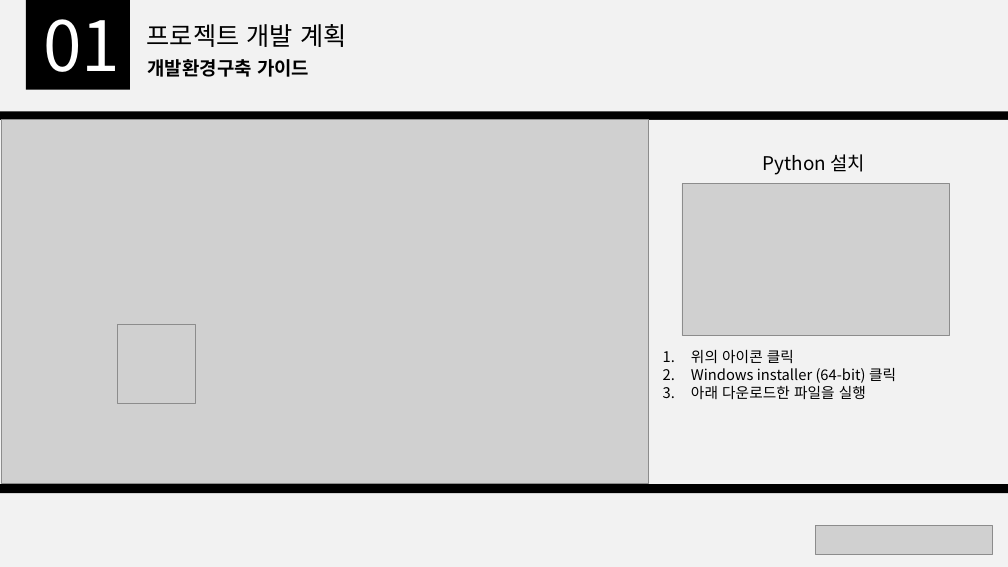
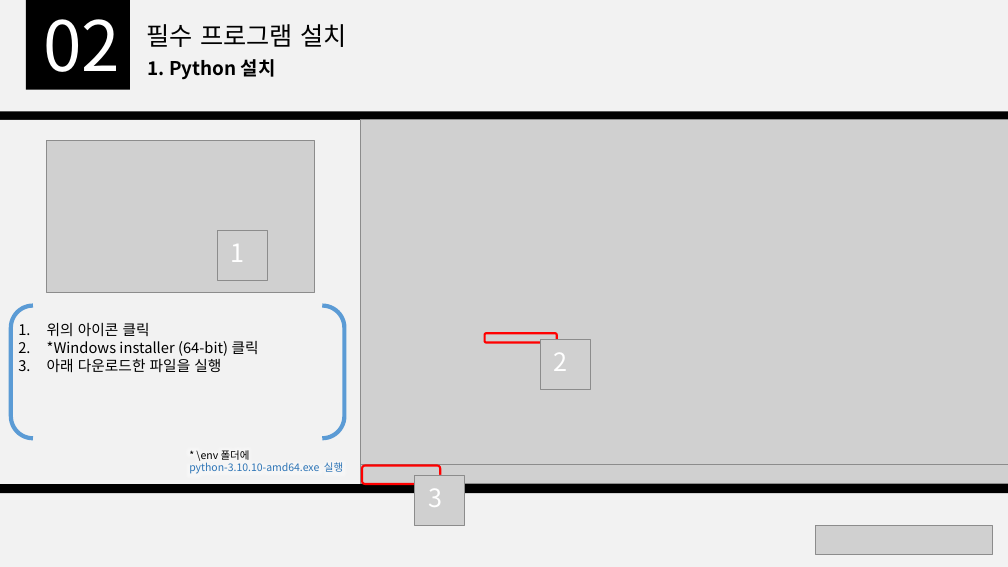
Before and after one commit to ljw971125/Python-, a slide deck: slide 5 of doc/개발환경 구축 가이드.pptx (slide 4 before the commit). Drawn at 1008x567 pixels with LibreOffice and Linux fonts; fonts in the diff are those of the drawing; grey boxes stand for pictures. Boxes give left, top, right and bottom in pixels: in the first picture for what was removed or moved away, otherwise in the second. Text is boxed around its words. In the diff, an @@ line names an element or a change of style, - is before the commit and + after.

Commit message:
프로젝트(발표)

```diff
--- a/doc/개발환경 구축 가이드.pptx
+++ b/doc/개발환경 구축 가이드.pptx
@@ text at bbox=[43, 19, 120, 72]: text changed @@
-01
+02
@@ text at bbox=[147, 24, 346, 47]: text changed @@
-프로젝트 개발 계획
+필수 프로그램 설치
@@ text at bbox=[147, 59, 276, 80]: text changed; bold on @@
-Python 설치
+1. Python 설치
@@ text removed at bbox=[147, 59, 309, 77] @@
-개발환경구축 가이드
@@ picture: place and size @@
-picture at bbox=[2, 119, 649, 484]
+picture at bbox=[361, 119, 1008, 484]
@@ picture: place and size @@
-picture at bbox=[682, 184, 949, 336]
+picture at bbox=[47, 140, 314, 292]
@@ picture added at bbox=[217, 231, 267, 281] @@
@@ text added at bbox=[231, 244, 245, 262], 24 pt, text #FFFFFF @@
+1
@@ text "위의 아이콘 클릭": place and size @@
-text "위의 아이콘 클릭" at bbox=[691, 350, 896, 399]
+text "위의 아이콘 클릭" at bbox=[47, 323, 259, 372]
@@ bracket pair added at bbox=[11, 306, 344, 439], outline #5B9BD5 4 pt @@
@@ picture removed at bbox=[117, 324, 196, 403] @@
@@ text at bbox=[47, 341, 259, 356]: text changed @@
-2. Windows installer (64-bit) 클릭
+2. *Windows installer (64-bit) 클릭
@@ rounded rectangle added at bbox=[485, 333, 557, 343], outline #FF0000 2 pt @@
@@ picture added at bbox=[540, 340, 590, 389] @@
@@ text added at bbox=[554, 353, 568, 371], 24 pt, text #FFFFFF @@
+2
@@ text added at bbox=[189, 450, 343, 474], 10 pt, text #2E75B6 @@
+* \env 폴더에
+python-3.10.10-amd64.exe 실행
@@ picture added at bbox=[361, 465, 1008, 484] @@
@@ rounded rectangle added at bbox=[362, 466, 440, 484], outline #FF0000 2 pt @@
@@ picture added at bbox=[414, 475, 464, 525] @@
@@ text added at bbox=[428, 489, 442, 507], 24 pt, text #FFFFFF @@
+3
```
Also in this commit, not shown: 9 other slides changed, 4 slides added, 1 slide removed.
